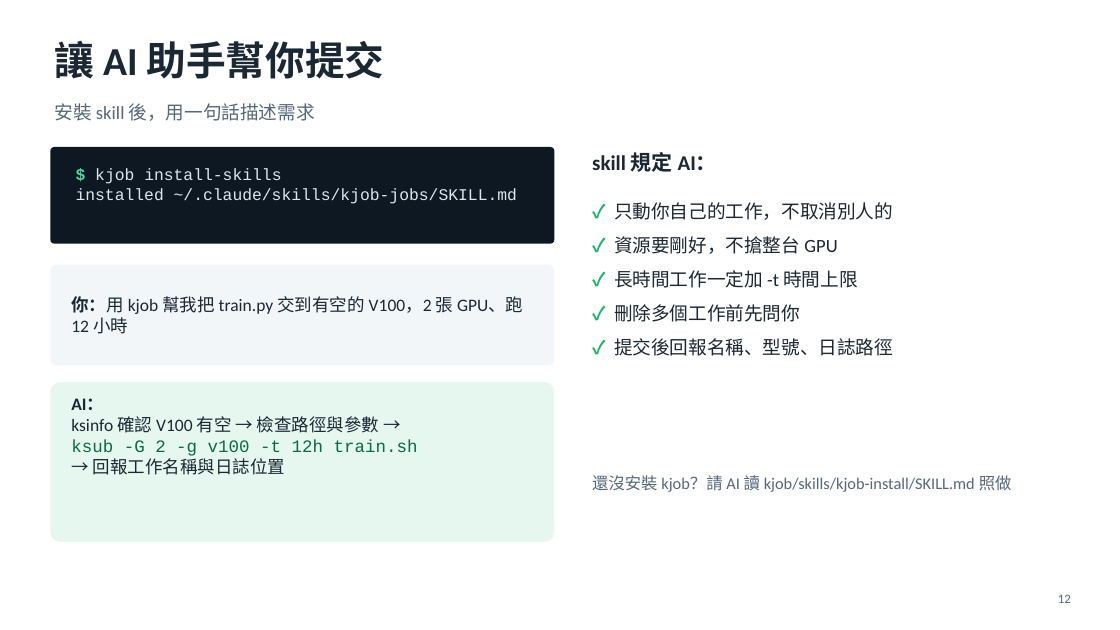
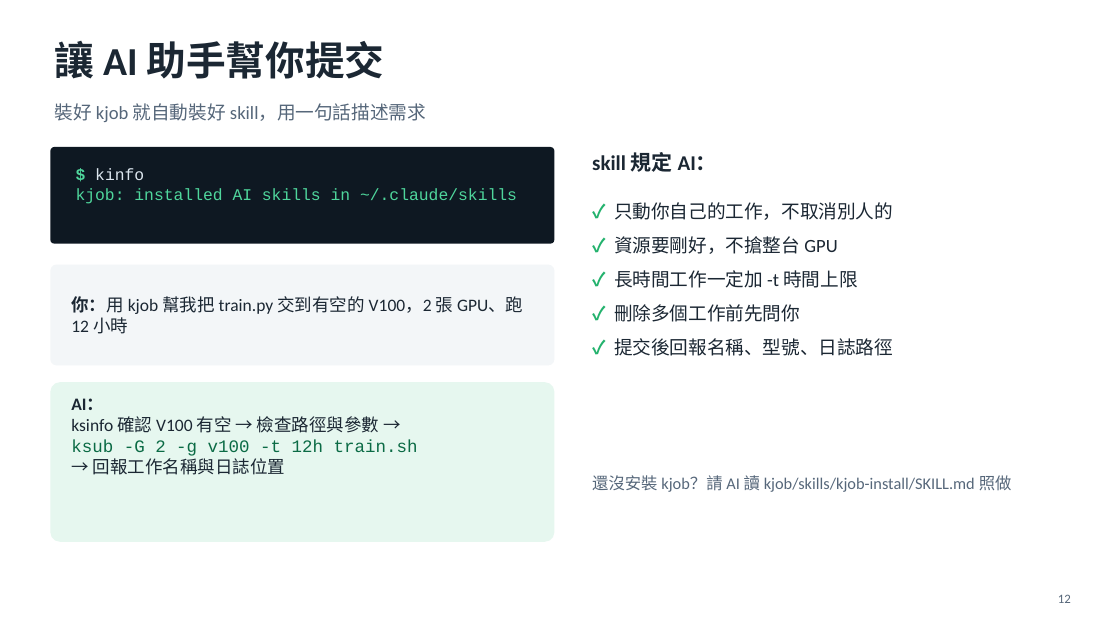
Before and after one commit to MarkJiang-maji/kjob, a slide deck: slide 12 of docs/kjob-tutorial.pptx. Drawn at 1120x630 pixels with LibreOffice and Linux fonts; fonts in the diff are those of the drawing. Boxes give left, top, right and bottom in pixels: in the first picture for what was removed or moved away, otherwise in the second. Text is boxed around its words. In the diff, an @@ line names an element or a change of style, - is before the commit and + after.

```diff
--- a/docs/kjob-tutorial.pptx
+++ b/docs/kjob-tutorial.pptx
@@ text at bbox=[55, 103, 426, 122]: text changed @@
-安裝 skill 後，用一句話描述需求
+裝好 kjob 就自動裝好 skill，用一句話描述需求
@@ text at bbox=[76, 168, 517, 204]: text changed; text colour #DCE6EE to #4FD69C @@
-$ kjob install-skills
-installed ~/.claude/skills/kjob-jobs/SKILL.md
+$ kinfo
+kjob: installed AI skills in ~/.claude/skills
```
Also in this commit, not shown: 7 other files.
